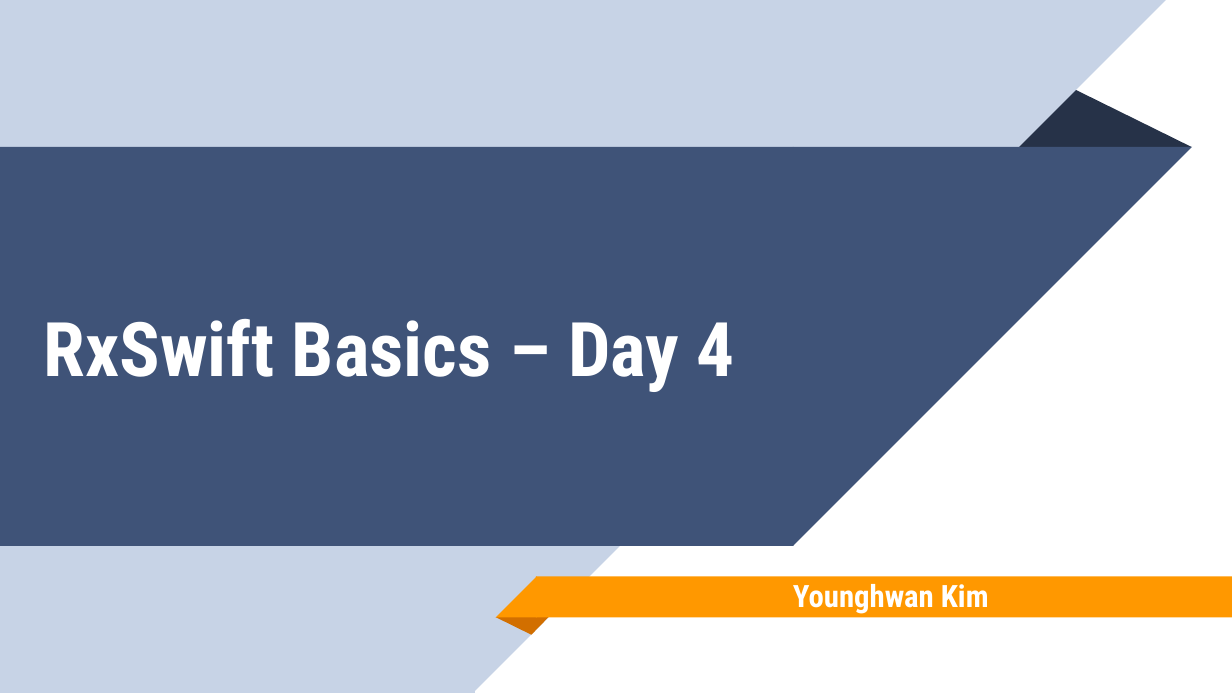
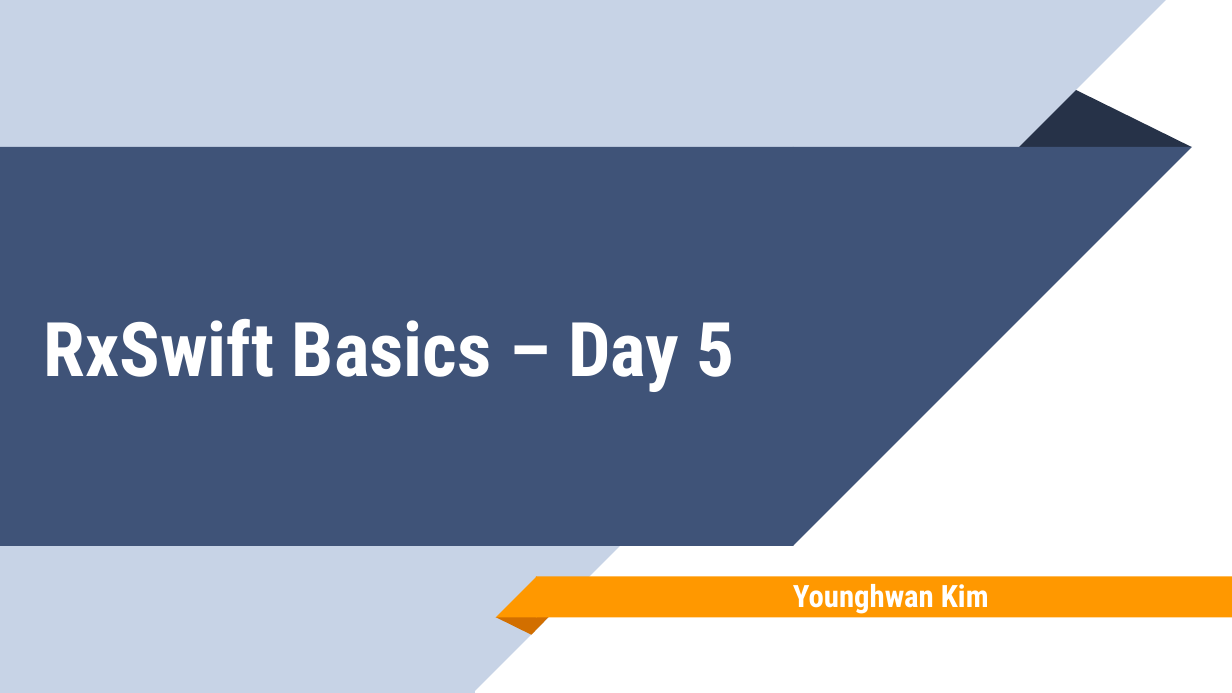
Before and after one commit to younghwankim/RxSwiftClass, a slide deck: slide 1 of RxSwiftBasics/day5/RxSwiftBasics5.pptx. Drawn at 1232x693 pixels with LibreOffice and Linux fonts; fonts in the diff are those of the drawing. Boxes give left, top, right and bottom in pixels: in the first picture for what was removed or moved away, otherwise in the second. Text is boxed around its words. In the diff, an @@ line names an element or a change of style, - is before the commit and + after.

```diff
--- a/RxSwiftBasics/day5/RxSwiftBasics5.pptx
+++ b/RxSwiftBasics/day5/RxSwiftBasics5.pptx
@@ title at (44, 319, 735, 392): text changed @@
-RxSwift Basics – Day 4
+RxSwift Basics – Day 5
```
Also in this commit, not shown: 1 slide added, 5 slides removed, 17 other files.
